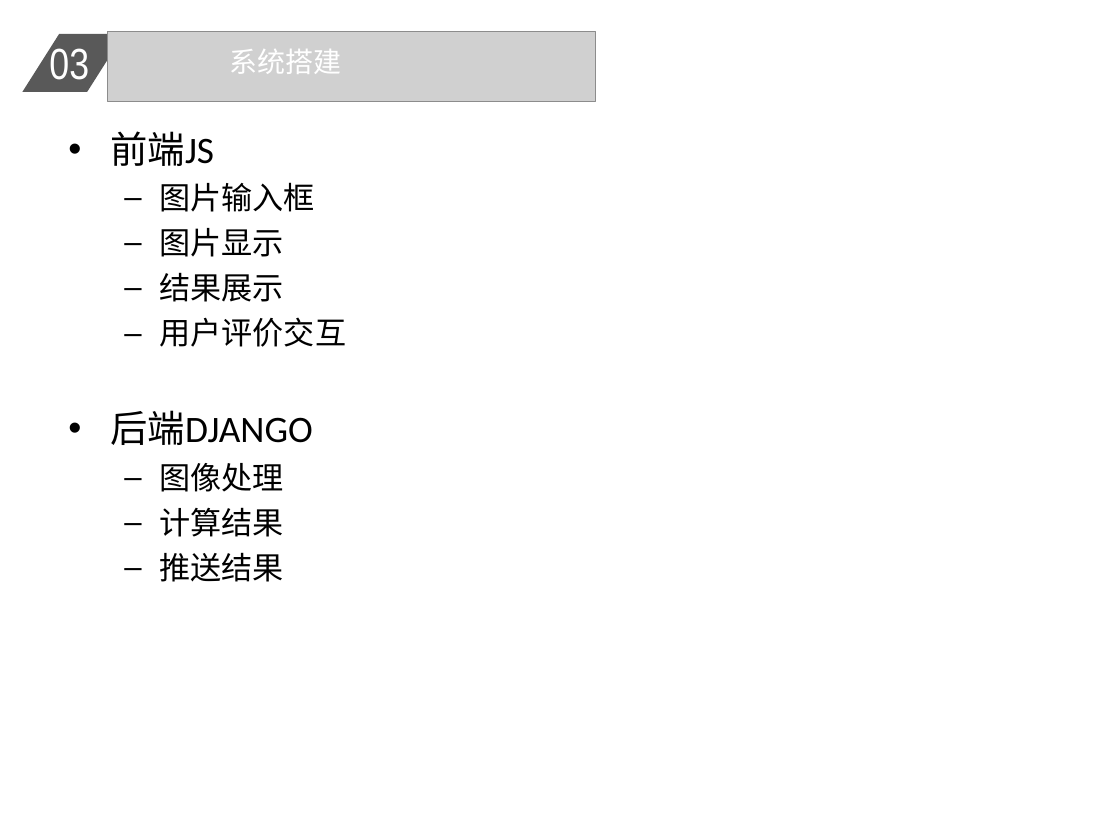
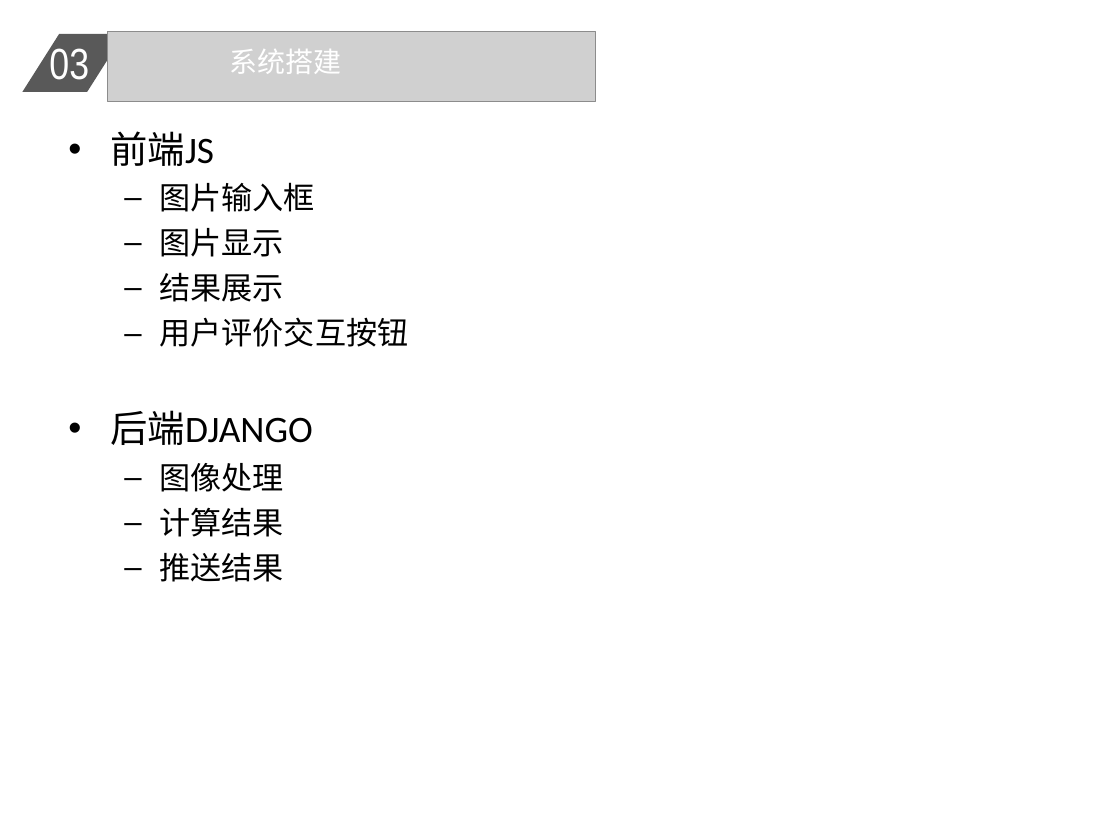
Before and after one commit to zhuyi55/img_caption, a slide deck: slide 6 of documents/report_2.ppt (slide 7 before the commit). Drawn at 1120x840 pixels with LibreOffice and Linux fonts; fonts in the diff are those of the drawing; grey boxes stand for pictures. Boxes give left, top, right and bottom in pixels: in the first picture for what was removed or moved away, otherwise in the second. Text is boxed around its words. In the diff, an @@ line names an element or a change of style, - is before the commit and + after.

```diff
--- a/documents/report_2.ppt
+++ b/documents/report_2.ppt
@@ text at <box>159,317,408,347</box>: text changed @@
-  – 用户评价交互
+  – 用户评价交互按钮
```
Also in this commit, not shown: 3 other slides changed, 1 slide removed, 1 other file.
